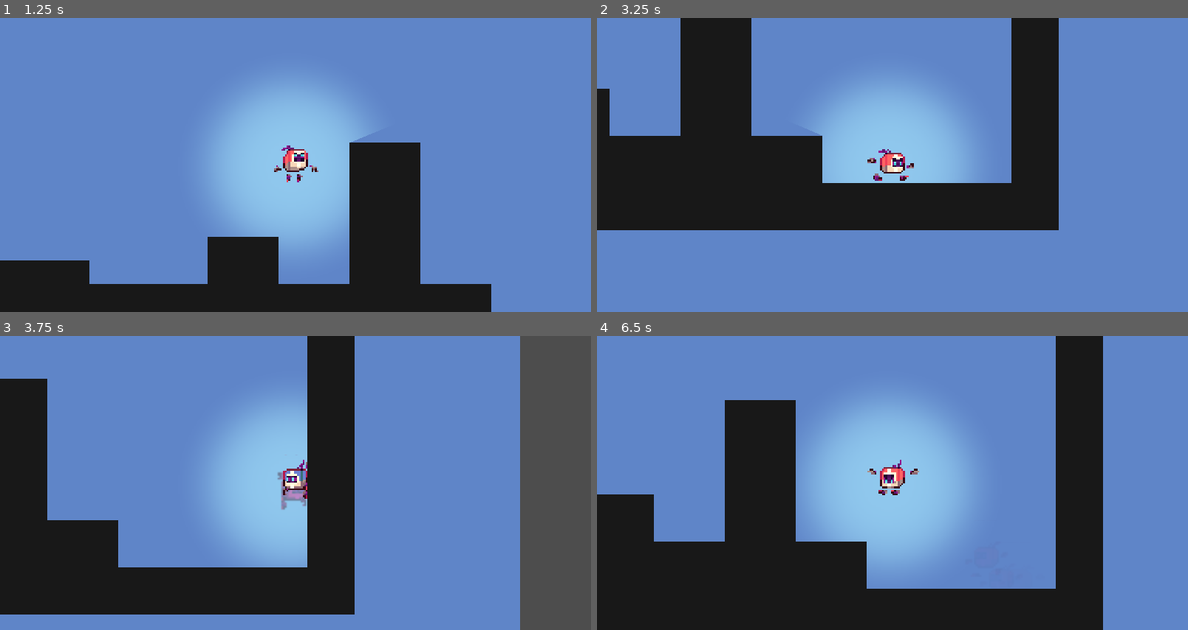
Above: before the commit, frames 1-4 (two rows, left to right).
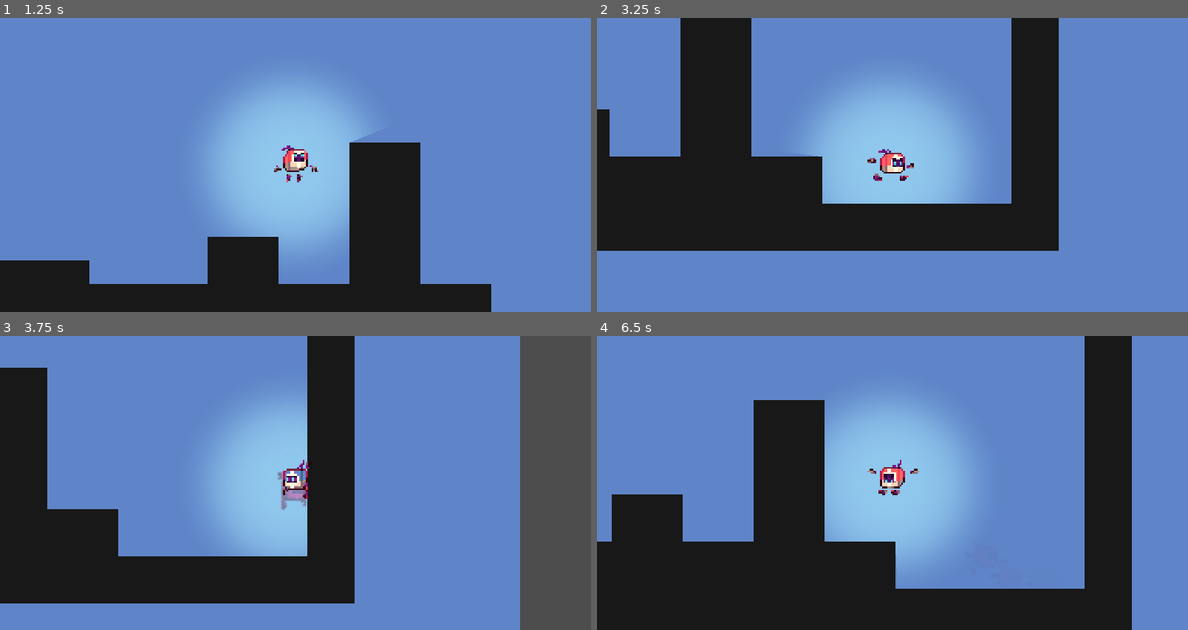
Above: after the commit, the same moments.

Repository: Basedfloppa/GameJamProject
Game: Godot game, scene res://scenes/Demo.tscn
The game is run twice, just before and just after one commit, with the same random seed, the same clock (stepped at 60 frames per second) and the same inputs.
Inputs:
- Up to frame 1 (1.25 s): hold Right (ui_right) from 0.53 s (still down); tap C (jump) at 0.6, 0.77, 1.07 s
- Up to frame 2 (3.25 s): tap X (dash) at 1.35 s; tap C (jump) at 1.52, 1.55, 1.82, 2.3, 2.85, 3.02 s; release Right (ui_right) at 2.03 s; hold Left (ui_left) 2.03-2.78 s; hold Z (grab) 2.03-2.78 s; hold Right (ui_right) from 2.78 s (still down)
- Up to frame 3 (3.75 s): keep holding Right (ui_right); tap C (jump) at 3.32 s; tap X (dash) at 3.6 s
- Up to frame 4 (6.5 s): tap C (jump) at 3.77, 3.8, 4.07, 4.52, 4.55, 4.82, 5.1, 6.02, 6.05, 6.32 s; release Right (ui_right) at 4.28 s; hold Left (ui_left) 4.28-5.03 s; tap Z (grab) at 4.35 s; hold Right (ui_right) 5.03-5.78 s; hold Left (ui_left) from 5.78 s (still down); tap X (dash) at 5.85 s

Frame 1 is identical in both runs. In frame 2, 9.6% of the frame differs, in the area x 0-79%, y 24-80%; in frame 3, 4.2%; in frame 4, 16%, in the area x 0-91%, y 0-100%.

Commit message:
swaped to seconds from frames

Diff:
--- a/Celeste-Movement-master/Celeste-Movement-master/player/player.gd
+++ b/Celeste-Movement-master/Celeste-Movement-master/player/player.gd
@@ -5,17 +5,17 @@
 const LIMIT_SPEED_Y = 1200
 const JUMP_HEIGHT = 36000
 const MIN_JUMP_HEIGHT = 12000
-const MAX_COYOTE_TIME = 6 #amount of frames
-const JUMP_BUFFER_TIME = 10 #amount of frames
+const MAX_COYOTE_TIME = 0.1 #amount of seconds
+const JUMP_BUFFER_TIME = 0.17 #amount of seconds
 const WALL_JUMP_AMOUNT = 18000
-const WALL_JUMP_TIME = 10 #amount of frames
+const WALL_JUMP_TIME = 0.17 #amount of seconds
 const WALL_SLIDE_FACTOR = 0.8
 const GRAVITY = 2100
 const DASH_SPEED = 36000
 
 var axis: Vector2
 
-var coyoteTimer = 0
+var coyoteTimer: float = 0.0
 var jumpBufferTimer = 0
 var wallJumpTimer = 0
 var dashTime = 0
@@ -46,11 +46,10 @@
 		friction = false
 		canJump = true
 
-		coyoteTimer = 0
+		coyoteTimer = 0.0
 	else:
 		friction = true
-		coyoteTimer += 1
-
+		coyoteTimer += delta
 		if coyoteTimer >= MAX_COYOTE_TIME:
 			canJump = false
 			coyoteTimer = 0
@@ -63,7 +62,7 @@
 		if !isDashing && !isGrabbing:
 			horizontalMovement(delta)
 	else:
-		wallJumpTimer += 1
+		wallJumpTimer += delta
 
 	if !canJump:
 		wallSlide(delta)
@@ -89,7 +88,7 @@
 			velocity.y = -MIN_JUMP_HEIGHT * delta
 
 	if jumpBufferTimer > 0:
-		jumpBufferTimer -= 1
+		jumpBufferTimer -= delta
 		if is_on_floor(): jump(delta)
 
 	move_and_slide()
@@ -143,7 +142,9 @@
 		if Input.is_action_just_pressed("dash"):
 			velocity = axis * DASH_SPEED * delta
 			spriteColor = "blue"
+
 			Input.start_joy_vibration(0, 1, 1, 0.2)
+
 			isDashing = true
 			hasDashed = true
 
--- a/Celeste-Movement-master/Celeste-Movement-master/scenes/Demo.tscn
+++ b/Celeste-Movement-master/Celeste-Movement-master/scenes/Demo.tscn
@@ -12,7 +12,7 @@
 scale = Vector2(1.2, 1.2)
 
 [node name="TileMap" type="TileMap" parent="."]
-z_index = 2
+z_index = -2
 tile_set = ExtResource("3")
 format = 2
 layer_0/tile_data = PackedInt32Array(131071, 1, 65536, 65536, 1, 65536, 196607, 1, 65536, 131072, 1, 65536, 262143, 1,  …(4776 unchanged characters)…
